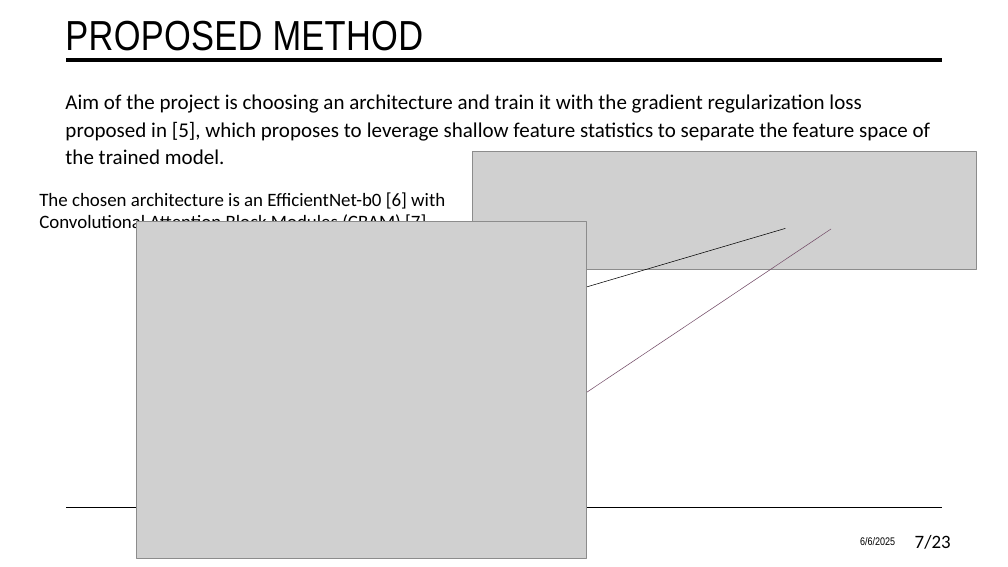
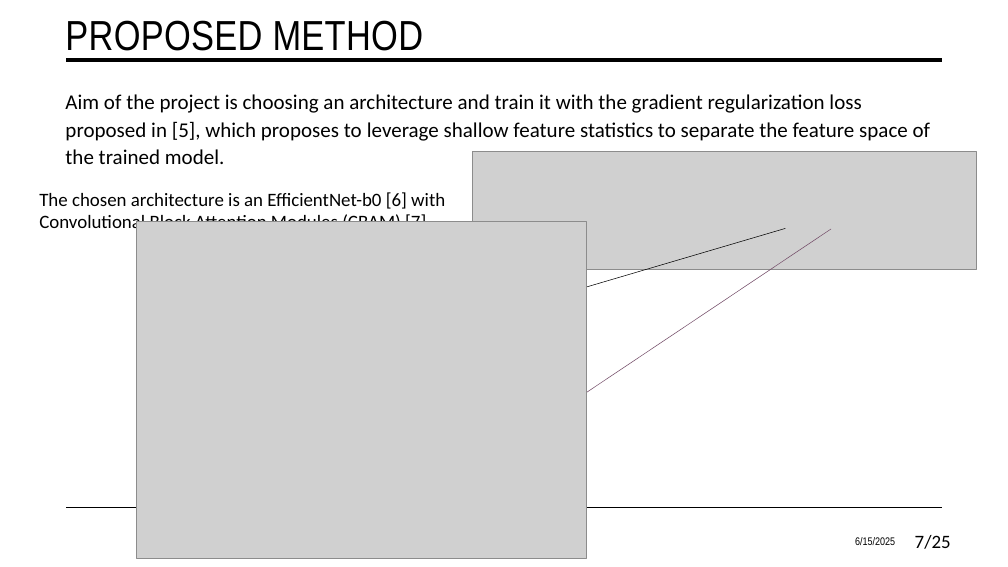
Before and after one commit to Andrea-Caminiti/Improving-Robustness-of-Deepfake-Detectors-through-Gradient-Regularization, a slide deck: slide 7 of Improving Robustness of Deepfake Detectors through Gradient Regularization.pptx. Drawn at 1008x567 pixels with LibreOffice and Linux fonts; fonts in the diff are those of the drawing; grey boxes stand for pictures. Boxes give left, top, right and bottom in pixels: in the first picture for what was removed or moved away, otherwise in the second. Text is boxed around its words. In the diff, an @@ line names an element or a change of style, - is before the commit and + after.

```diff
--- a/Improving Robustness of Deepfake Detectors through Gradient Regularization.pptx
+++ b/Improving Robustness of Deepfake Detectors through Gradient Regularization.pptx
@@ text at [39,192,445,234]: text changed @@
-The chosen architecture is an EfficientNet-b0 [6] with Convolutional Attention Block Modules (CBAM) [7].
+The chosen architecture is an EfficientNet-b0 [6] with Convolutional Block Attention Modules (CBAM) [7].
@@ text at [855,537,895,545]: text changed @@
-6/6/2025
+6/15/2025
@@ page number at [915,535,951,549]: text changed @@
-7/23
+7/25
```
Also in this commit, not shown: 21 other slides changed, 2 slides added.
